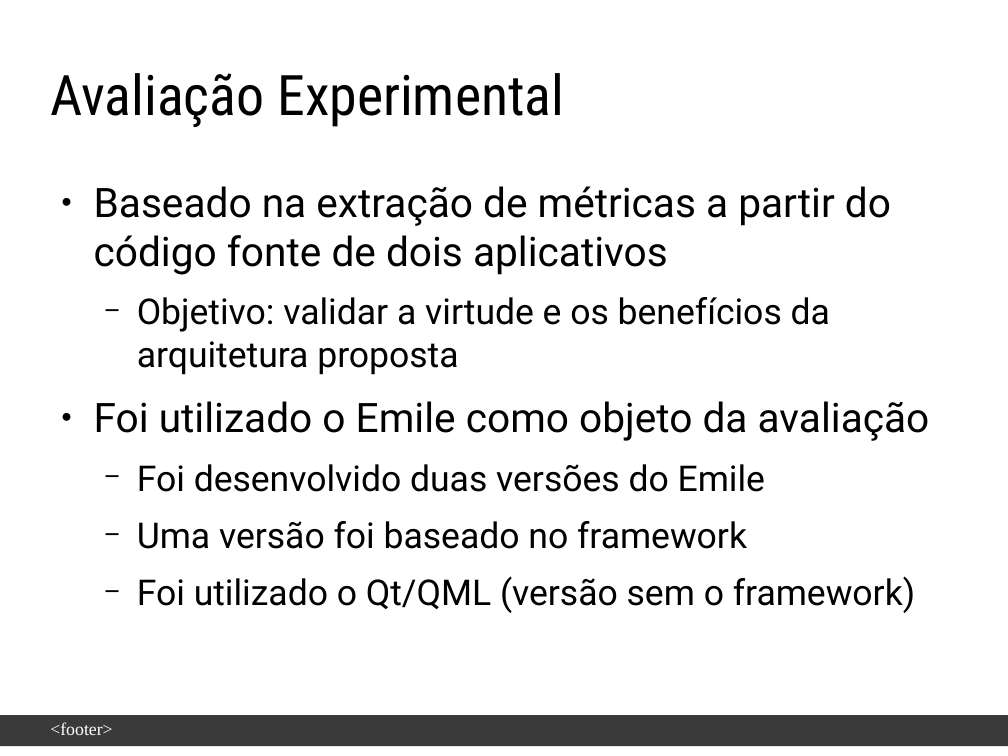
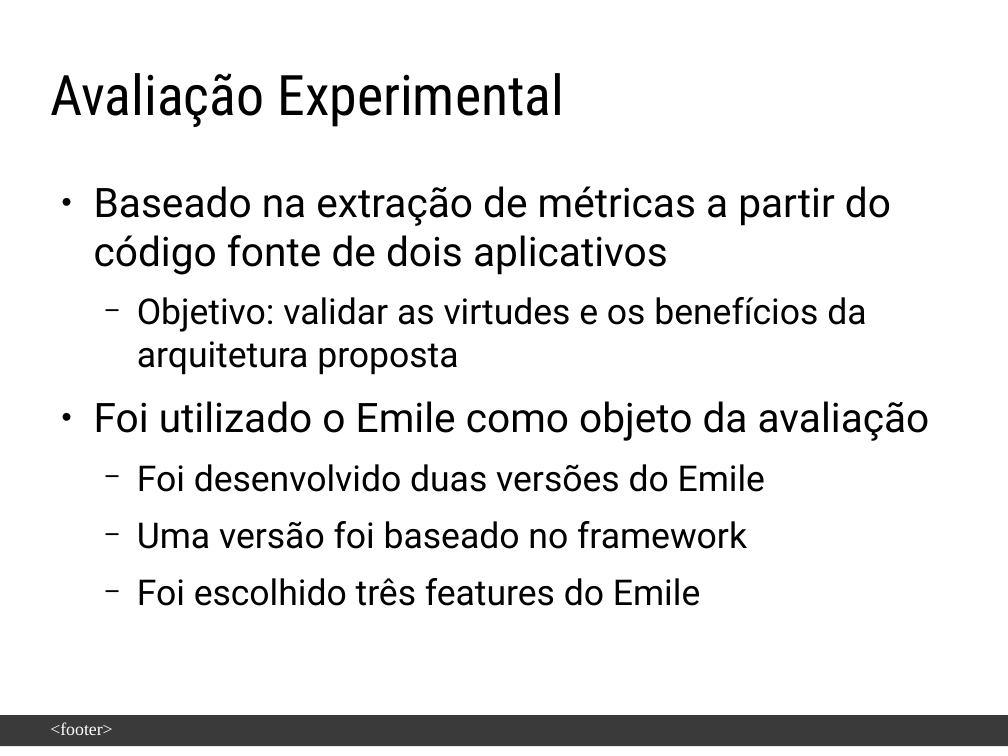
Before and after one commit to enoquesantos/tcc-latex, a slide deck: slide 9 of slide-defesa/Apresentação-EnoqueJoseneas.odp (slide 10 before the commit). Drawn at 1008x756 pixels with LibreOffice and Linux fonts; fonts in the diff are those of the drawing; background and template pictures are left out. Boxes give left, top, right and bottom in pixels: in the first picture for what was removed or moved away, otherwise in the second. Text is boxed around its words. In the diff, an @@ line names an element or a change of style, - is before the commit and + after.

```diff
--- a/slide-defesa/Apresentação-EnoqueJoseneas.odp
+++ b/slide-defesa/Apresentação-EnoqueJoseneas.odp
@@ text at (137,297,866,375): text changed @@
-  − Objetivo: validar a virtude e os benefícios da arquitetura proposta
+  − Objetivo: validar as virtudes e os benefícios da arquitetura proposta
@@ text at (137,578,700,606): text changed @@
-  − Foi utilizado o Qt/QML (versão sem o framework)
+  − Foi escolhido três features do Emile
```
Also in this commit, not shown: 6 other slides changed, 1 slide added, 2 slides removed, 2 other files.
